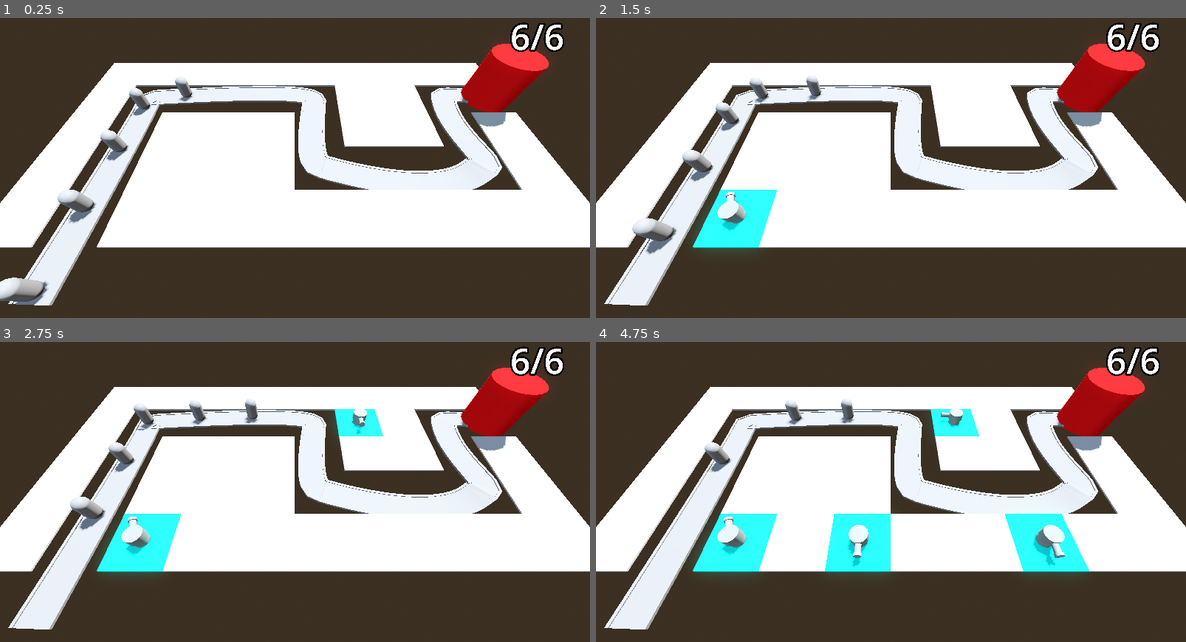
Above: before the commit, frames 1-4 (two rows, left to right).
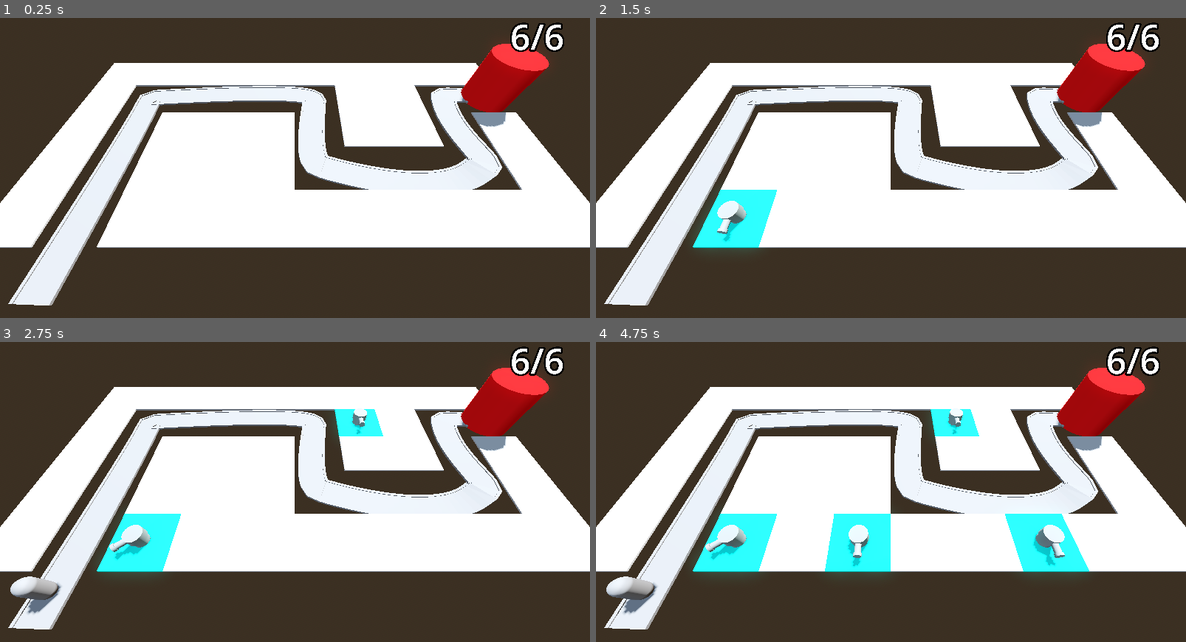
Above: after the commit, the same moments.

Repository: EsbenNyboe/TowerDefense
Game: Godot game, scene res://BaseLevel.tscn
Two runs of this game, one before a commit and one after it. Both use one fixed random seed, a clock stepped at 60 frames per second and the inputs below.
Inputs (mouse positions are in pixels of both pictures, inside the frame that each line leads up to):
- Up to frame 1 (0.25 s): no input
- Up to frame 2 (1.5 s): move the mouse to (1020, 159) at 0.52 s; press the mouse at (1020, 159) at 0.53 s; move the mouse to (773, 192) at 1.27 s; release the mouse at (773, 192) at 1.28 s; click (773, 192) at 1.35 s
- Up to frame 3 (2.75 s): move the mouse to (354, 426) at 2.02 s; press the mouse at (354, 426) at 2.03 s
- Up to frame 4 (4.75 s): move the mouse to (861, 567) at 2.77 s; release the mouse at (861, 567) at 2.78 s; click (861, 567) at 2.85 s; move the mouse to (1068, 549) at 3.52 s; press the mouse at (1068, 549) at 3.53 s; move the mouse to (714, 450) at 4.27 s; release the mouse at (714, 450) at 4.28 s; click (714, 450) at 4.35 s

The runs differ from the first frame. In frame 1, 1.6% of the frame differs, in the area x 0-33%, y 19-96%; in frame 2, 1.5%; in frame 3, 1.9%, in the area x 1-44%, y 18-92%; in frame 4, 1.4%.

Commit message:
Enemy spawning

Diff:
--- a/barbarianblaster/BaseLevel.tscn
+++ b/barbarianblaster/BaseLevel.tscn
@@ -1,9 +1,10 @@
-[gd_scene load_steps=11 format=3 uid="uid://3hglmvlcgt28"]
+[gd_scene load_steps=12 format=3 uid="uid://3hglmvlcgt28"]
 
 [ext_resource type="PackedScene" uid="uid://dksetbacqnnv5" path="res://RayPickerCamera/ray_picker_camera.tscn" id="1_knq2t"]
 [ext_resource type="MeshLibrary" uid="uid://fc40di53ut7g" path="res://MeshLibraries/SpaceLibrary.tres" id="1_lvb7b"]
 [ext_resource type="PackedScene" uid="uid://c3e07dhjrjxq4" path="res://Enemy/enemy.tscn" id="2_5x8ra"]
 [ext_resource type="PackedScene" uid="uid://c6v5nq11udlcs" path="res://Base/base.tscn" id="3_knq2t"]
+[ext_resource type="Script" uid="uid://5qr085gv1j7m" path="res://Enemy/enemy_path.gd" id="3_ufkdr"]
 [ext_resource type="Script" uid="uid://dd2wlr87eva24" path="res://Turret/turret_manager.gd" id="5_cwwxe"]
 [ext_resource type="PackedScene" uid="uid://qkeiacwrvcpk" path="res://Turret/turret.tscn" id="6_ufkdr"]
 
@@ -54,10 +55,12 @@
 "cells": PackedInt32Array(1, 65535, 1441792, 0, 65535, 1441792, 65535, 65535, 1441792, 65534, 3, 1441792, 65531, 2, 144 …(528 unchanged characters)…
 }
 
-[node name="Path3D" type="Path3D" parent="."]
+[node name="EnemyPath" type="Path3D" parent="."]
 curve = SubResource("Curve3D_lvb7b")
+script = ExtResource("3_ufkdr")
+enemy_scene = ExtResource("2_5x8ra")
 
-[node name="Road" type="CSGPolygon3D" parent="Path3D"]
+[node name="Road" type="CSGPolygon3D" parent="EnemyPath"]
 polygon = PackedVector2Array(-1, 0, -1, 0.1, 1, 0.1, 1, 0)
 mode = 2
 path_node = NodePath("..")
@@ -71,7 +74,7 @@
 path_u_distance = 1.0
 path_joined = false
 
-[node name="LeftEdge" type="CSGPolygon3D" parent="Path3D"]
+[node name="LeftEdge" type="CSGPolygon3D" parent="EnemyPath"]
 polygon = PackedVector2Array(-1.1, 0, -1.1, 0.15, -0.9, 0.15, -0.9, 0)
 mode = 2
 path_node = NodePath("..")
@@ -85,7 +88,7 @@
 path_u_distance = 1.0
 path_joined = false
 
-[node name="RightEdge" type="CSGPolygon3D" parent="Path3D"]
+[node name="RightEdge" type="CSGPolygon3D" parent="EnemyPath"]
 polygon = PackedVector2Array(0.9, 0, 0.9, 0.15, 1.1, 0.15, 1.1, 0)
 mode = 2
 path_node = NodePath("..")
@@ -99,24 +102,9 @@
 path_u_distance = 1.0
 path_joined = false
 
-[node name="Enemy" parent="Path3D" instance=ExtResource("2_5x8ra")]
-transform = Transform3D(0.99996, 0, -0.00705857, 0, 0.99999, 0, 0.00705854, 0, 0.999965, -14, 0, 19)
-
-[node name="Enemy2" parent="Path3D" instance=ExtResource("2_5x8ra")]
-transform = Transform3D(0.999593, 0, -0.027987, 0, 0.99999, 0, 0.0279869, 0, 0.999598, -13.8423, 0, 14.0026)
-progress = 5.0
-
-[node name="Enemy3" parent="Path3D" instance=ExtResource("2_5x8ra")]
-transform = Transform3D(0.999827, 0, -0.0177491, 0, 0.99999, 0, 0.017749, 0, 0.999828, -13.7251, 0, 9.0038)
-progress = 10.0
-
-[node name="Enemy4" parent="Path3D" instance=ExtResource("2_5x8ra")]
-transform = Transform3D(0.999835, 0, 0.0170706, 0, 0.99999, 0, -0.0170705, 0, 0.99984, -13.6976, 0, 4.00374)
-progress = 15.0
-
-[node name="Enemy5" parent="Path3D" instance=ExtResource("2_5x8ra")]
-transform = Transform3D(0.0788748, 0, -0.996874, 0, 0.99999, 0, 0.996869, 0, 0.0788753, -10.9209, 0, 1.75192)
-progress = 20.0
+[node name="Timer" type="Timer" parent="EnemyPath"]
+wait_time = 2.0
+autostart = true
 
 [node name="Base" parent="." instance=ExtResource("3_knq2t")]
 transform = Transform3D(1, 0, 0, 0, 1, 0, 0, 0, 1, 18, 0, 2)
@@ -125,4 +113,6 @@
 [node name="TurretManager" type="Node3D" parent="." node_paths=PackedStringArray("enemy_path")]
 script = ExtResource("5_cwwxe")
 turret = ExtResource("6_ufkdr")
-enemy_path = NodePath("../Path3D")
+enemy_path = NodePath("../EnemyPath")
+
+[connection signal="timeout" from="EnemyPath/Timer" to="EnemyPath" method="_on_timer_timeout"]
--- a/barbarianblaster/Enemy/enemy.tscn
+++ b/barbarianblaster/Enemy/enemy.tscn
@@ -9,6 +9,21 @@
 shading_mode = 0
 
 [sub_resource type="CapsuleShape3D" id="CapsuleShape3D_2pb1h"]
+
+[sub_resource type="Animation" id="Animation_2pb1h"]
+length = 0.001
+tracks/0/type = "value"
+tracks/0/imported = false
+tracks/0/enabled = true
+tracks/0/path = NodePath("DamageHighlight:visible")
+tracks/0/interp = 1
+tracks/0/loop_wrap = true
+tracks/0/keys = {
+"times": PackedFloat32Array(0),
+"transitions": PackedFloat32Array(1),
+"update": 1,
+"values": [false]
+}
 
 [sub_resource type="Animation" id="Animation_px1sc"]
 resource_name = "TakeDamage"
@@ -24,21 +39,6 @@
 "transitions": PackedFloat32Array(1, 1),
 "update": 1,
 "values": [true, false]
-}
-
-[sub_resource type="Animation" id="Animation_2pb1h"]
-length = 0.001
-tracks/0/type = "value"
-tracks/0/imported = false
-tracks/0/enabled = true
-tracks/0/path = NodePath("DamageHighlight:visible")
-tracks/0/interp = 1
-tracks/0/loop_wrap = true
-tracks/0/keys = {
-"times": PackedFloat32Array(0),
-"transitions": PackedFloat32Array(1),
-"update": 1,
-"values": [false]
 }
 
 [sub_resource type="AnimationLibrary" id="AnimationLibrary_am0pq"]
--- /dev/null
+++ b/barbarianblaster/Enemy/enemy_path.gd
@@ -0,0 +1,10 @@
+extends Path3D
+
+@export var enemy_scene: PackedScene
+
+func _on_timer_timeout() -> void:
+	spawn_enemy()
+
+func spawn_enemy() -> void:
+	var spawned_enemy = enemy_scene.instantiate()
+	add_child(spawned_enemy)
Not shown, added: barbarianblaster/Enemy/enemy_path.gd.uid
